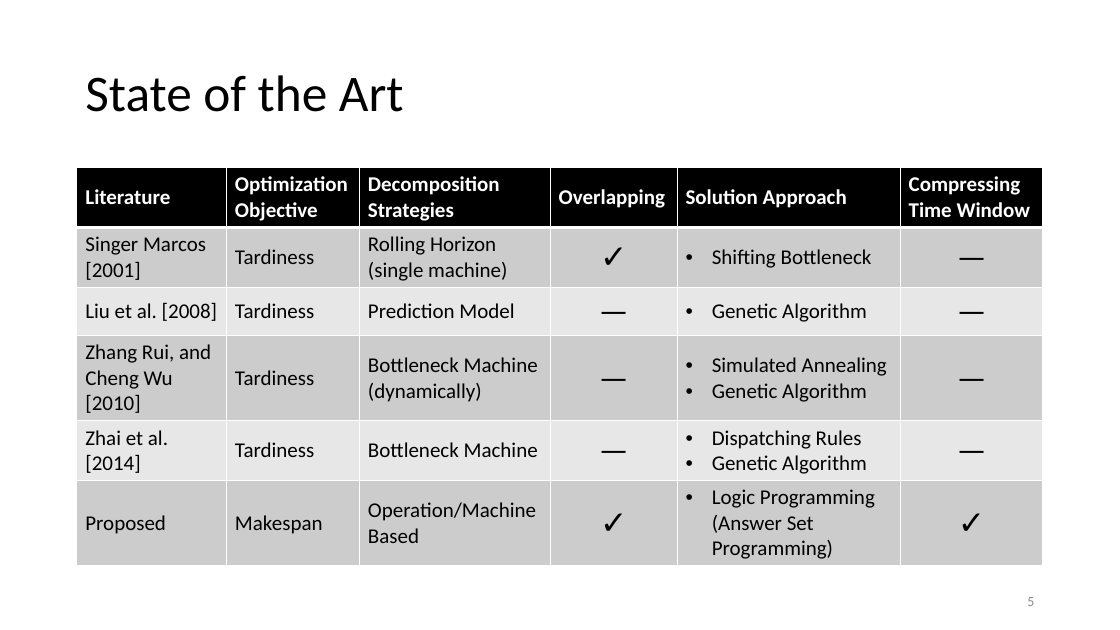
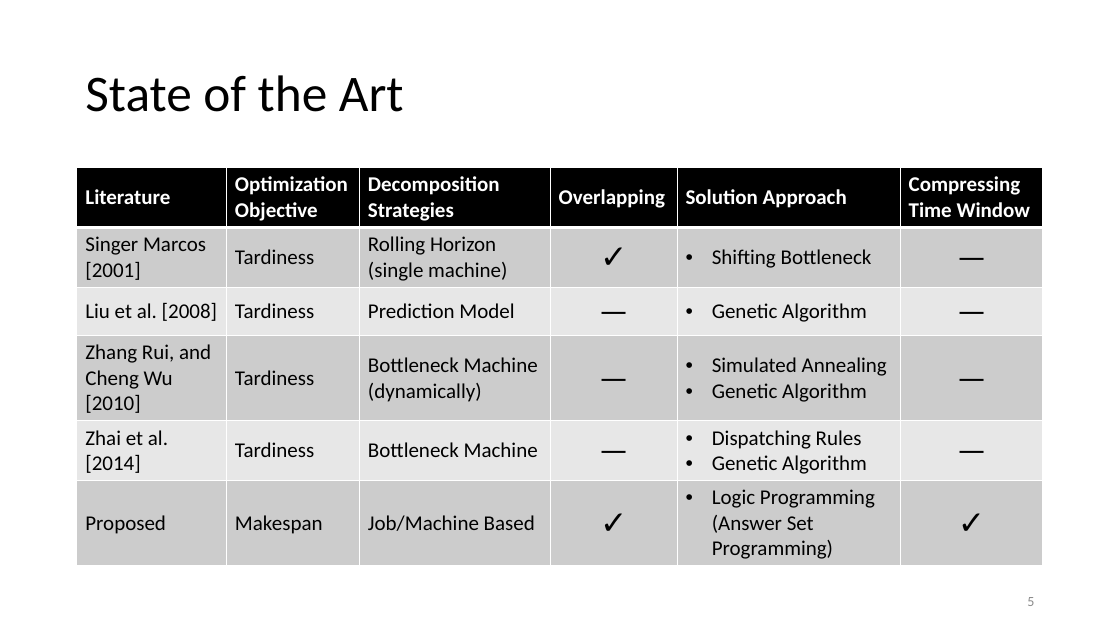
Before and after one commit to prosysscience/ICLP-IJCAI-Presentations-, a slide deck: slide 5 of ICLP_Paper.pptx. Drawn at 1120x630 pixels with LibreOffice and Linux fonts; fonts in the diff are those of the drawing. Boxes give left, top, right and bottom in pixels: in the first picture for what was removed or moved away, otherwise in the second. Text is boxed around its words. In the diff, an @@ line names an element or a change of style, - is before the commit and + after.

```diff
--- a/ICLP_Paper.pptx
+++ b/ICLP_Paper.pptx
@@ table at (77,168,1044,563) @@
-row 6, column 3: Operation/Machine Based
+row 6, column 3: Job/Machine Based
```
Also in this commit, not shown: 14 other slides changed, 1 other file.
